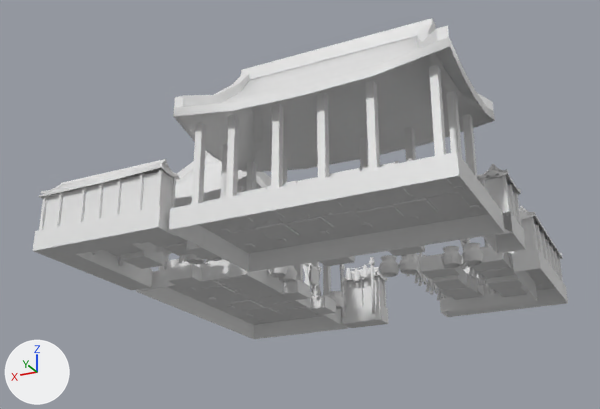
The COLLADA model art/meshes/structural/koreans/market.dae: old version first, new version second.
Rendered twice from a camera (50 mm lens) standing at (-21.4, 46.7, -16.0) and looking at (1.2, 1.4, 4.4). Lighting does not change. The marker at lower left points along +X, +Y and +Z. The picture after the commit comes second. Materials are left out; every surface is plain grey. Where no turn or scale is listed for an object, it has been applied to the vertices.

Names of what the first picture shows: 'market'.
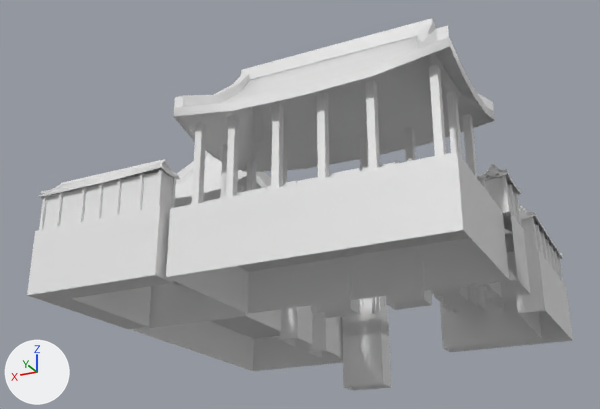
The newer file is also turned or shifted as a whole; pictures and numbers use the older file's frame.

What changed in the scene script:
```text
Change me_esfera_1595:
    used by ob_market; location = (0.0, 0.0, 0.0)
    remove me_esfera_1595.from_pydata(...)  # 4628 vertices, 7389 faces; spans x -12.8..12.6, y -12.8..12.9, z -0.5..11.0
    add me_esfera_1595.from_pydata(...)  # 4716 vertices, 7415 faces; spans x -12.8..12.6, y -12.8..12.9, z -5.4..11.0
    me_esfera_1595 part 1: the loose piece of 8 vertices spanning x -12.4..3.6, y 3.8..12.3, z -0.5..0.7 is copied, and the copy is scaled about its middle by (1, 1, 2.2), then moved by (0.0, 0.0, -1.9); it spans x -12.4..3.6, y 3.8..12.3, z -3.2..-0.5
    me_esfera_1595 part 2: the loose piece of 8 vertices spanning x 3.9..12.5, y -12.6..3.3, z -0.5..0.7 is copied, and the copy is scaled about its middle by (1, 1, 2.2), then moved by (0.0, 0.0, -1.9); it spans x 3.9..12.5, y -12.6..3.3, z -3.2..-0.5
    me_esfera_1595 part 3: the loose piece of 12 vertices spanning x -12.8..-4.1, y -12.7..-3.5, z -0.5..0.7 is copied, and the copy is scaled about its middle by (1, 1, 2.2), then moved by (0.0, 0.0, -1.9); it spans x -12.8..-4.1, y -12.7..-3.5, z -3.2..-0.5
    me_esfera_1595 part 4: the loose piece of 12 vertices spanning x 3.9..12.6, y 3.7..12.9, z -0.5..0.7 is copied, and the copy is scaled about its middle by (1, 1, 2.2), then moved by (0.0, 0.0, -1.9); it spans x 3.9..12.6, y 3.7..12.9, z -3.2..-0.5
    me_esfera_1595 part 5: the loose piece of 8 vertices spanning x -12.8..-11.1, y 0.5..3.6, z -0.5..0.7 is copied, and the copy is scaled about its middle by (1, 1, 2.2), then moved by (0.0, 0.0, -1.9); it spans x -12.8..-11.1, y 0.5..3.6, z -3.2..-0.5
    me_esfera_1595 part 6
    81 faces are deleted
    143 vertices in x -11.0..10.9, y -11.5..10.7, z -0.5..0.7 move by (0.0, 0.0, -1.0)
    24 vertices are added at x -7.7..4.1, y -12.7..3.9, z -5.4..-1.5
    16 new vertices lie (0.0, 0.0, 2.2) away from vertices in x -7.7..4.1, y -8.0..3.9, z -3.7
    58 new faces join them
    me_esfera_1595 part 7
    16 faces are deleted
    32 vertices in x -10.8..-5.2, y -11.1..-3.2, z 0.0..0.2 move by (0.0, 0.0, -1.0)
```

Where the change shows, as pixel boxes [x1, y1, x2, y2] in the pictures (600 x 409 px; the box of a moved part takes in the faces that stretch with it):
'market', reshaped (16% taller): before [33, 18, 568, 339]; after [27, 18, 573, 391]
part 1 of me_esfera_1595, added: after [166, 175, 509, 314]
part 2 of me_esfera_1595, added: after [133, 285, 343, 371]
part 3 of me_esfera_1595, added: after [441, 268, 573, 352]
part 4 of me_esfera_1595, added: after [27, 227, 173, 329]
part 5 of me_esfera_1595, added: after [487, 233, 530, 298]
part 6 of me_esfera_1595, moved or reshaped: before [104, 162, 469, 328]; after [205, 162, 432, 391]
part 7 of me_esfera_1595, moved or reshaped: before [420, 246, 527, 300]; after [431, 283, 517, 313]
